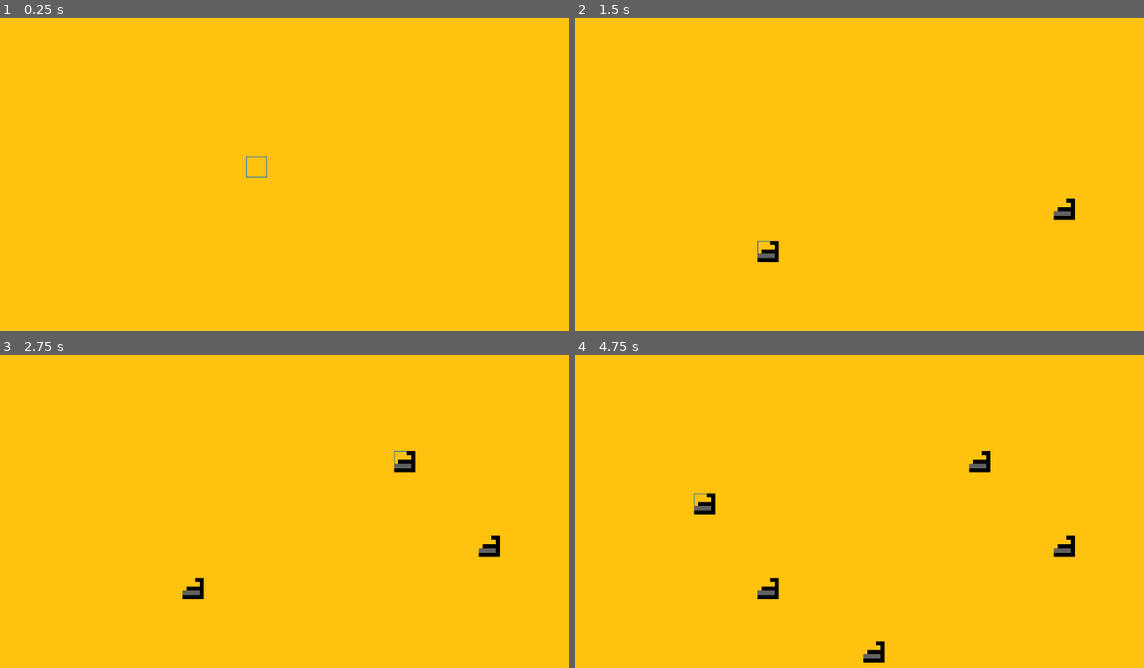
Above: before the commit, frames 1-4 (two rows, left to right).
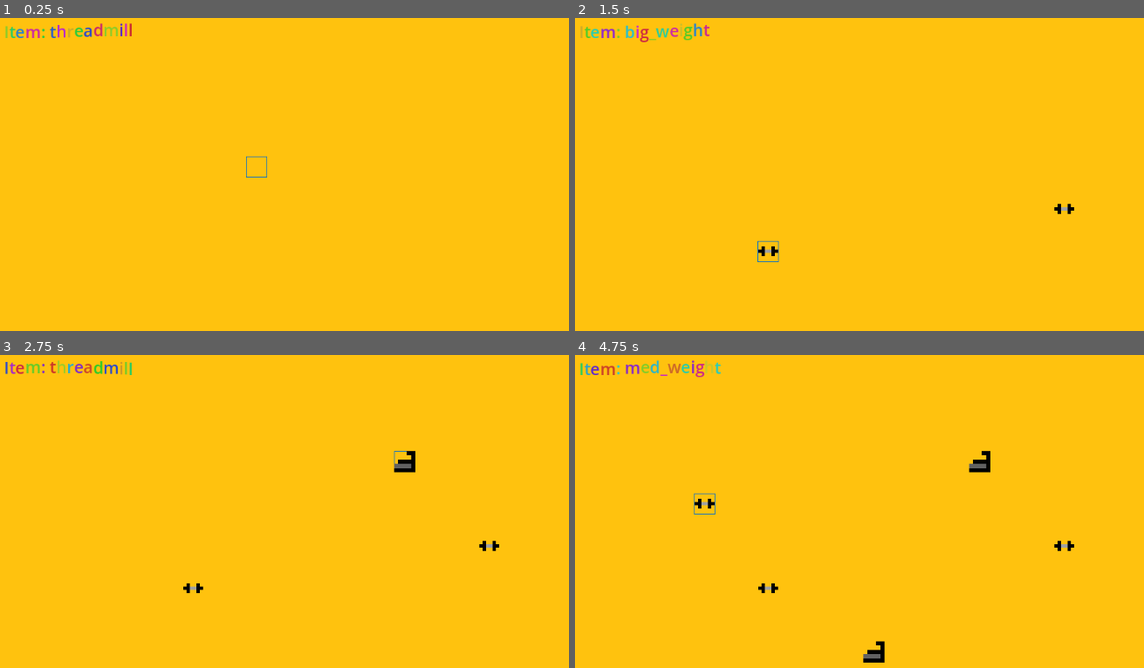
Above: after the commit, the same moments.

Repository: vitor-luis3301/smartfit-simulator
Game: Godot game, scene res://academia.tscn
The game is run twice, just before and just after one commit, with the same random seed, the same clock (stepped at 60 frames per second) and the same inputs.
Inputs (mouse positions are in pixels of both pictures, inside the frame that each line leads up to):
- Up to frame 1 (0.25 s): no input
- Up to frame 2 (1.5 s): move the mouse to (1070, 199) at 0.52 s; press the mouse at (1070, 199) at 0.53 s; tap Mouse wheel down (mouse_wheel_down, bound only after the co… at 0.8, 1.35 s; move the mouse to (774, 240) at 1.27 s; release the mouse at (774, 240) at 1.28 s
- Up to frame 3 (2.75 s): tap Mouse wheel up (mouse_wheel_up, bound only after the commit) at 1.55, 2.1 s; move the mouse to (409, 464) at 2.02 s; press the mouse at (409, 464) at 2.03 s
- Up to frame 4 (4.75 s): move the mouse to (882, 642) at 2.77 s; release the mouse at (882, 642) at 2.78 s; click (882, 642) at 2.85 s; tap Mouse wheel down (mouse_wheel_down, bound only after the co… at 3.05, 4.35 s; move the mouse to (1126, 621) at 3.52 s; hold Right mouse button (right_button) 3.53-4.28 s; tap Mouse wheel up (mouse_wheel_up, bound only after the commit) at 3.8 s; move the mouse to (705, 492) at 4.27 s; click (705, 492) at 4.55 s

The runs differ from the first frame. In frame 1, 0.4% of the frame differs, in the area x 0-24%, y 1-7%; in frame 2, 0.8%; in frame 3, 0.8%; in frame 4, 1.0%, in the area x 0-88%, y 1-78%.

Commit message:
Added more sprites and hability to select items

Diff:
--- a/academia.tscn
+++ b/academia.tscn
@@ -1,17 +1,9 @@
-[gd_scene load_steps=6 format=3 uid="uid://dsiqfg5wnspu4"]
+[gd_scene load_steps=5 format=3 uid="uid://dsiqfg5wnspu4"]
 
 [ext_resource type="Script" path="res://map.gd" id="1_senb0"]
 [ext_resource type="TileSet" uid="uid://d4lgjqe5qdgp4" path="res://academia.tres" id="2_kuc6b"]
-[ext_resource type="Texture2D" uid="uid://dtasajyasudan" path="res://spr_esteira.png" id="3_tph7a"]
-
-[sub_resource type="TileSetAtlasSource" id="TileSetAtlasSource_xdesx"]
-texture = ExtResource("3_tph7a")
-texture_region_size = Vector2i(32, 32)
-0:0/0 = 0
-
-[sub_resource type="TileSet" id="TileSet_gxev4"]
-tile_size = Vector2i(32, 32)
-sources/0 = SubResource("TileSetAtlasSource_xdesx")
+[ext_resource type="TileSet" uid="uid://2rv7ruq0wfpg" path="res://equipments.tres" id="3_8ugi6"]
+[ext_resource type="Theme" uid="uid://b3pyp5hxx8e7m" path="res://tema.tres" id="6_bw1bc"]
 
 [node name="Node2D" type="Node2D"]
 
@@ -28,4 +20,18 @@
 
 [node name="Layer2" type="TileMapLayer" parent="map"]
 use_parent_material = true
-tile_set = SubResource("TileSet_gxev4")
+tile_set = ExtResource("3_8ugi6")
+
+[node name="CanvasLayer" type="CanvasLayer" parent="."]
+
+[node name="selectedItem" type="RichTextLabel" parent="CanvasLayer"]
+unique_name_in_owner = true
+offset_left = 18.0
+offset_top = 17.0
+offset_right = 1037.0
+offset_bottom = 149.0
+theme = ExtResource("6_bw1bc")
+theme_override_font_sizes/normal_font_size = 25
+bbcode_enabled = true
+fit_content = true
+scroll_active = false
--- /dev/null
+++ b/equipments.tres
@@ -0,0 +1,34 @@
+[gd_resource type="TileSet" load_steps=7 format=3 uid="uid://2rv7ruq0wfpg"]
+
+[ext_resource type="Texture2D" uid="uid://dtasajyasudan" path="res://spr_esteira.png" id="1_m5ewo"]
+[ext_resource type="Texture2D" uid="uid://b7tvv8mhfqbae" path="res://spr_pesoGrande.png" id="2_7x4qp"]
+[ext_resource type="Texture2D" uid="uid://b1w0h872lqisl" path="res://spr_pesoMedio.png" id="3_ydque"]
+
+[sub_resource type="TileSetAtlasSource" id="TileSetAtlasSource_xdesx"]
+texture = ExtResource("1_m5ewo")
+texture_region_size = Vector2i(32, 32)
+0:0/0 = 0
+
+[sub_resource type="TileSetAtlasSource" id="TileSetAtlasSource_823ro"]
+texture = ExtResource("2_7x4qp")
+texture_region_size = Vector2i(32, 32)
+0:0/0 = 0
+0:0/0/custom_data_0 = "peso_gran"
+0:0/0/custom_data_1 = 3
+
+[sub_resource type="TileSetAtlasSource" id="TileSetAtlasSource_3jg2x"]
+texture = ExtResource("3_ydque")
+texture_region_size = Vector2i(32, 32)
+0:0/0 = 0
+0:0/0/custom_data_0 = "peso_med"
+0:0/0/custom_data_1 = 2
+
+[resource]
+tile_size = Vector2i(32, 32)
+custom_data_layer_0/name = "equipment"
+custom_data_layer_0/type = 4
+custom_data_layer_1/name = "dificulty"
+custom_data_layer_1/type = 2
+sources/0 = SubResource("TileSetAtlasSource_xdesx")
+sources/1 = SubResource("TileSetAtlasSource_823ro")
+sources/2 = SubResource("TileSetAtlasSource_3jg2x")
--- a/map.gd
+++ b/map.gd
@@ -3,6 +3,14 @@
 @export var GridSizeX = 33
 @export var GridSizeY = 20
 @export var Dic = {}
+
+var selectedItem = 0
+
+var items = [
+	"threadmill",
+	"med_weight",
+	"big_weight",
+]
 
 func _ready() -> void:
 	for x in GridSizeX:
@@ -23,7 +31,19 @@
 	if Dic.has(str(tile)):
 		$Layer1.set_cell(tile, 1, Vector2i(0,0), 0)
 
+	if Input.is_action_just_pressed("mouse_wheel_down"):
+		selectedItem += 1
+	if Input.is_action_just_pressed("mouse_wheel_up"):
+		selectedItem -= 1
+	if selectedItem < 0:
+		selectedItem = 0
+
 	if Input.is_action_pressed("left_button"):
-		$Layer2.set_cell(tile, 0, Vector2i(0,0), 0)
+		$Layer2.set_cell(tile, selectedItem, Vector2i(0,0), 0)
 	if Input.is_action_pressed("right_button"):
 		$Layer2.erase_cell(tile)
+
+	if selectedItem+1 > items.size():
+		%selectedItem.text = "null"
+	else:
+		%selectedItem.text = "[rainbow][wave]" + "Item: " + items[selectedItem] + "[/wave][/rainbow]"
--- a/project.godot
+++ b/project.godot
@@ -35,3 +35,13 @@
 "events": [Object(InputEventMouseButton,"resource_local_to_scene":false,"resource_name":"","device":-1,"window_id":0,"a …(253 unchanged characters)…
 ]
 }
+mouse_wheel_up={
+"deadzone": 0.5,
+"events": [Object(InputEventMouseButton,"resource_local_to_scene":false,"resource_name":"","device":-1,"window_id":0,"alt_pressed":false,"shift_pressed":false,"ctrl_pressed":false,"meta_pressed":false,"button_mask":0,"position":Vector2(0, 0),"global_position":Vector2(0, 0),"factor":1.0,"button_index":4,"canceled":false,"pressed":false,"double_click":false,"script":null)
+]
+}
+mouse_wheel_down={
+"deadzone": 0.5,
+"events": [Object(InputEventMouseButton,"resource_local_to_scene":false,"resource_name":"","device":-1,"window_id":0,"alt_pressed":false,"shift_pressed":false,"ctrl_pressed":false,"meta_pressed":false,"button_mask":0,"position":Vector2(0, 0),"global_position":Vector2(0, 0),"factor":1.0,"button_index":5,"canceled":false,"pressed":false,"double_click":false,"script":null)
+]
+}
--- /dev/null
+++ b/tema.tres
@@ -0,0 +1,11 @@
+[gd_resource type="Theme" load_steps=3 format=3 uid="uid://b3pyp5hxx8e7m"]
+
+[sub_resource type="SystemFont" id="SystemFont_n1noi"]
+font_names = PackedStringArray("Comic Sans MS")
+
+[sub_resource type="SystemFont" id="SystemFont_fnvfv"]
+font_names = PackedStringArray("Comic Sans MS")
+
+[resource]
+Label/fonts/font = SubResource("SystemFont_n1noi")
+RichTextLabel/fonts/normal_font = SubResource("SystemFont_fnvfv")
Binary file added: spr_pesoGrande.png
Not shown, added: spr_pesoGrande.png.import
Binary file added: spr_pesoMedio.png
Not shown, added: spr_pesoMedio.png.import
